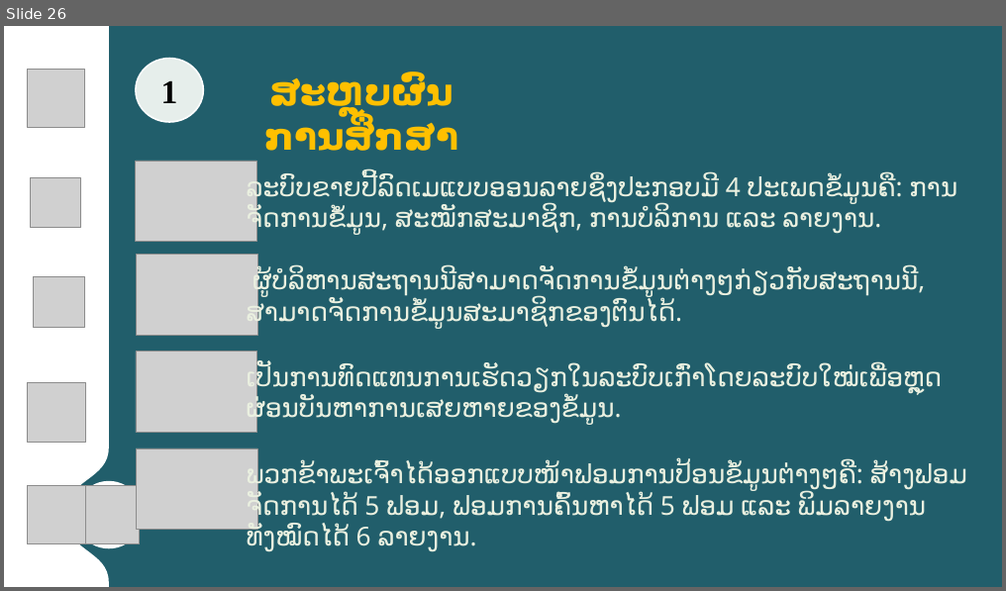
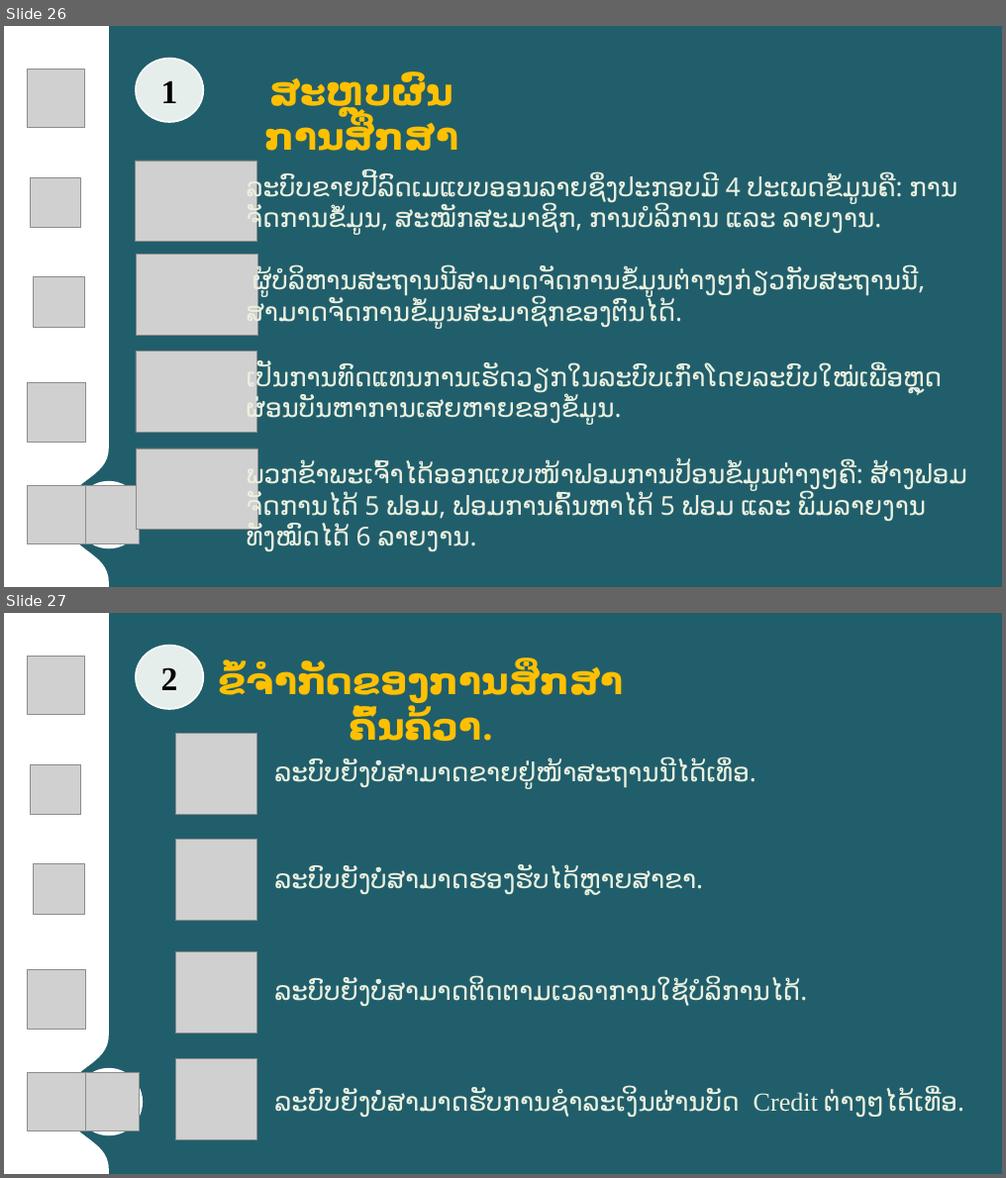
Before and after one commit to Phonekham/BusReservationDocs, a slide deck: Present Final.pptx. Shown one above the other, each under a label of ours: slide 26 before the commit, slides 26 and 27 after it. The pictures are 1006x591 and 1006x1178 pixels, drawn with LibreOffice and Linux fonts; fonts in the diff are those of the drawing; grey boxes stand for pictures; background and template pictures are left out. Boxes give left, top, right and bottom in pixels: in the first picture for what was removed or moved away, otherwise in the second. Text is boxed around its words. In the diff, an @@ line names an element or a change of style, - is before the commit and + after.

```diff
--- a/Present Final.pptx
+++ b/Present Final.pptx
@@ slide 27 added at (4, 613, 1002, 1174), background #215E6B @@
@@ freeform shape added at (4, 613, 109, 1174), fill #FFFFFF @@
@@ picture added at (27, 657, 84, 714) @@
@@ ellipse added at (136, 646, 204, 709), fill #E6EEEB, outline #FFFFFF 1.5 pt, 32 pt, text #000000, bold @@
+2
@@ text added at (219, 664, 624, 742), 36 pt, text #FFC000, bold @@
+ຂໍ້ຈຳກັດຂອງການສຶກສາຄົ້ນຄ້ວາ.
@@ picture added at (175, 733, 256, 814) @@
@@ text added at (274, 761, 756, 787), 25 pt, text #EAF0E0 @@
+ລະບົບຍັງບໍ່ສາມາດຂາຍຢູ່ໜ້າສະຖານນີໄດ້ເທຶ່ອ.
@@ picture added at (30, 764, 80, 814) @@
@@ picture added at (175, 840, 256, 921) @@
@@ picture added at (33, 863, 84, 915) @@
@@ text added at (274, 867, 703, 894), 25 pt, text #EAF0E0 @@
+ລະບົບຍັງບໍ່ສາມາດຮອງຮັບໄດ້ຫຼາຍສາຂາ.
@@ picture added at (175, 953, 256, 1033) @@
@@ picture added at (27, 970, 85, 1029) @@
@@ text added at (274, 980, 807, 1007), 25 pt, text #EAF0E0 @@
+ລະບົບຍັງບໍ່ສາມາດຕິດຕາມເວລາການໃຊ້ບໍລິການໄດ້.
@@ picture added at (27, 1072, 86, 1132) @@
@@ ellipse added at (75, 1068, 144, 1137), fill #FFFFFF @@
@@ picture added at (80, 1072, 140, 1132) @@
@@ picture added at (175, 1059, 256, 1140) @@
@@ text added at (274, 1090, 964, 1117), 25 pt, text #EAF0E0 @@
+ລະບົບຍັງບໍ່ສາມາດຮັບການຊຳລະເງິນຜ່ານບັດ Credit ຕ່າງໆໄດ້ເທື່ອ.
```
Also in this commit, not shown: 12 slides changed, 1 other file.
